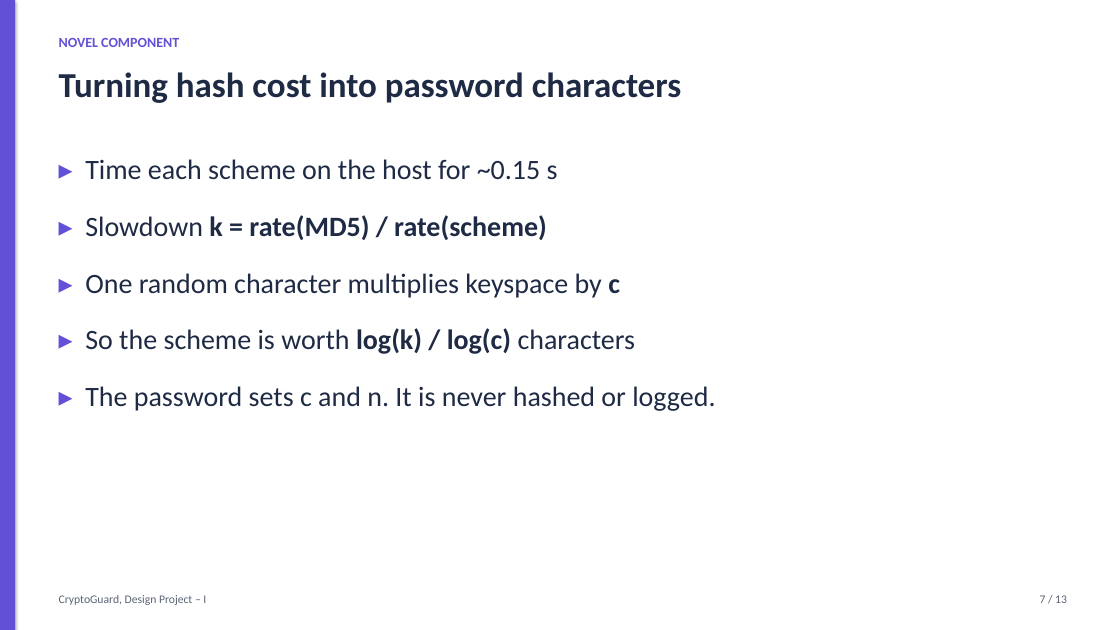
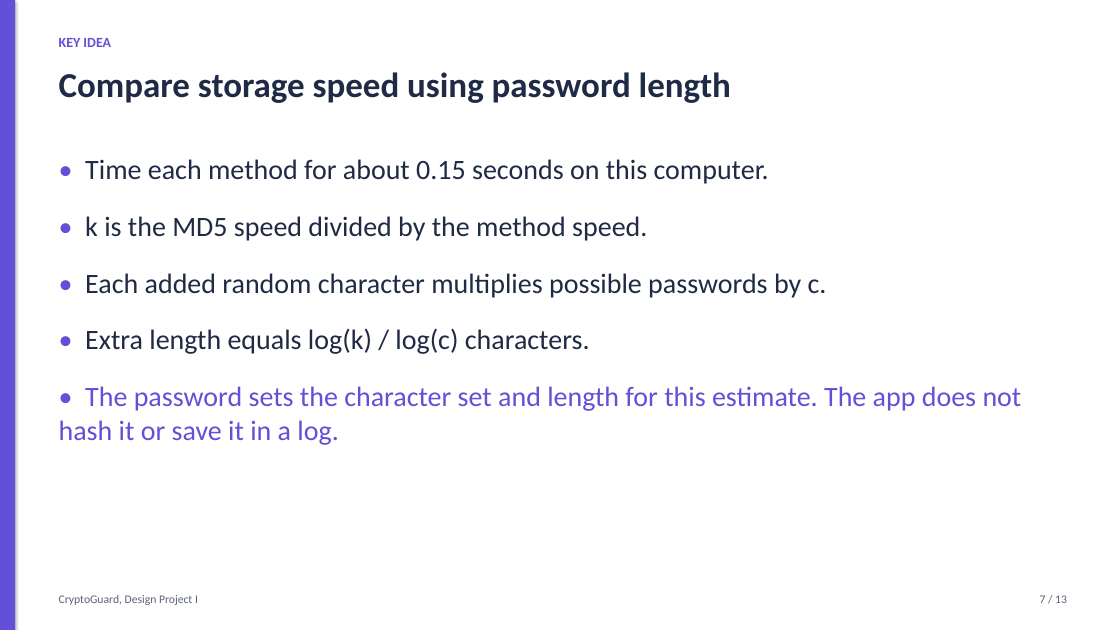
Before and after one commit to harshacreate/CryptoGuard, a slide deck: slide 7 of report/CryptoGuard_Presentation.pptx. Drawn at 1120x630 pixels with LibreOffice and Linux fonts; fonts in the diff are those of the drawing. Boxes give left, top, right and bottom in pixels: in the first picture for what was removed or moved away, otherwise in the second. Text is boxed around its words. In the diff, an @@ line names an element or a change of style, - is before the commit and + after.

```diff
--- a/report/CryptoGuard_Presentation.pptx
+++ b/report/CryptoGuard_Presentation.pptx
@@ text at [59,38,111,47]: text changed @@
-NOVEL COMPONENT
+KEY IDEA
@@ text at [59,72,731,103]: text changed @@
-Turning hash cost into password characters
+Compare storage speed using password length
@@ text at [59,159,1022,445]: text changed @@
-▸ Time each scheme on the host for ~0.15 s
-▸ Slowdown k = rate(MD5) / rate(scheme)
-▸ One random character multiplies keyspace by c
-▸ So the scheme is worth log(k) / log(c) characters
-▸ The password sets c and n. It is never hashed or logged.
+• Time each method for about 0.15 seconds on this computer.
+• k is the MD5 speed divided by the method speed.
+• Each added random character multiplies possible passwords by c.
+• Extra length equals log(k) / log(c) characters.
+• The password sets the character set and length for this estimate. The app does not hash it or save it in a log.
@@ text at [59,595,198,605]: text changed @@
-CryptoGuard, Design Project – I
+CryptoGuard, Design Project I
```
Also in this commit, not shown: 12 other slides changed, 17 other files.
